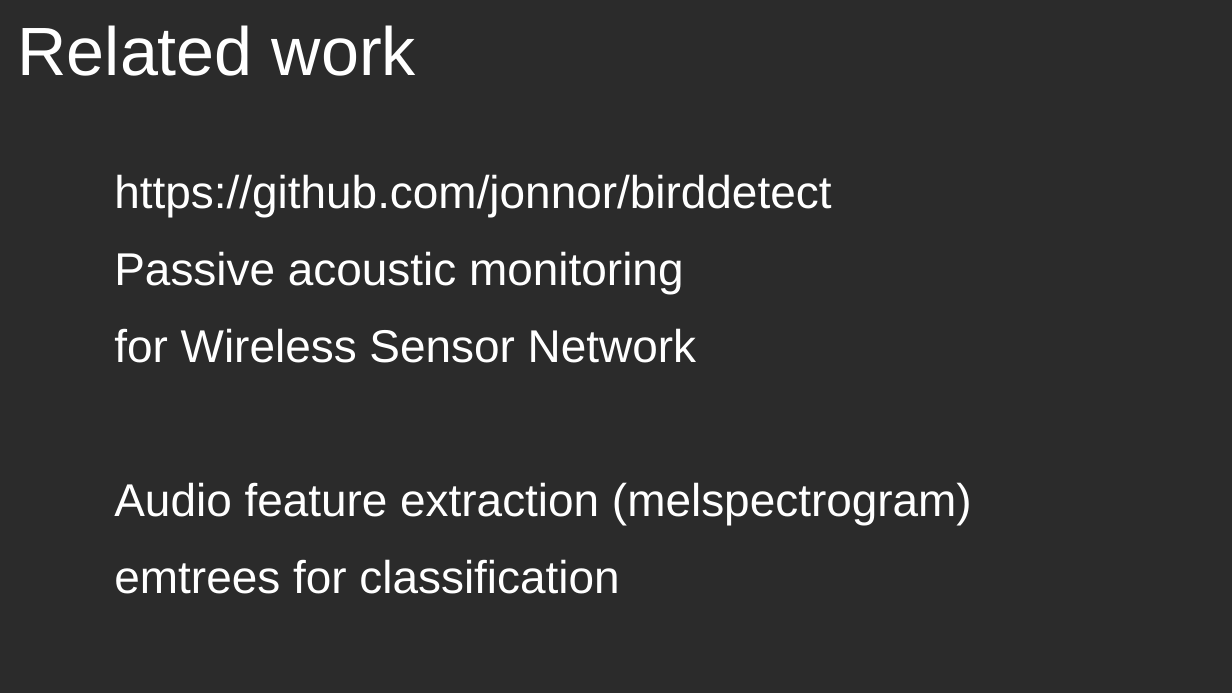
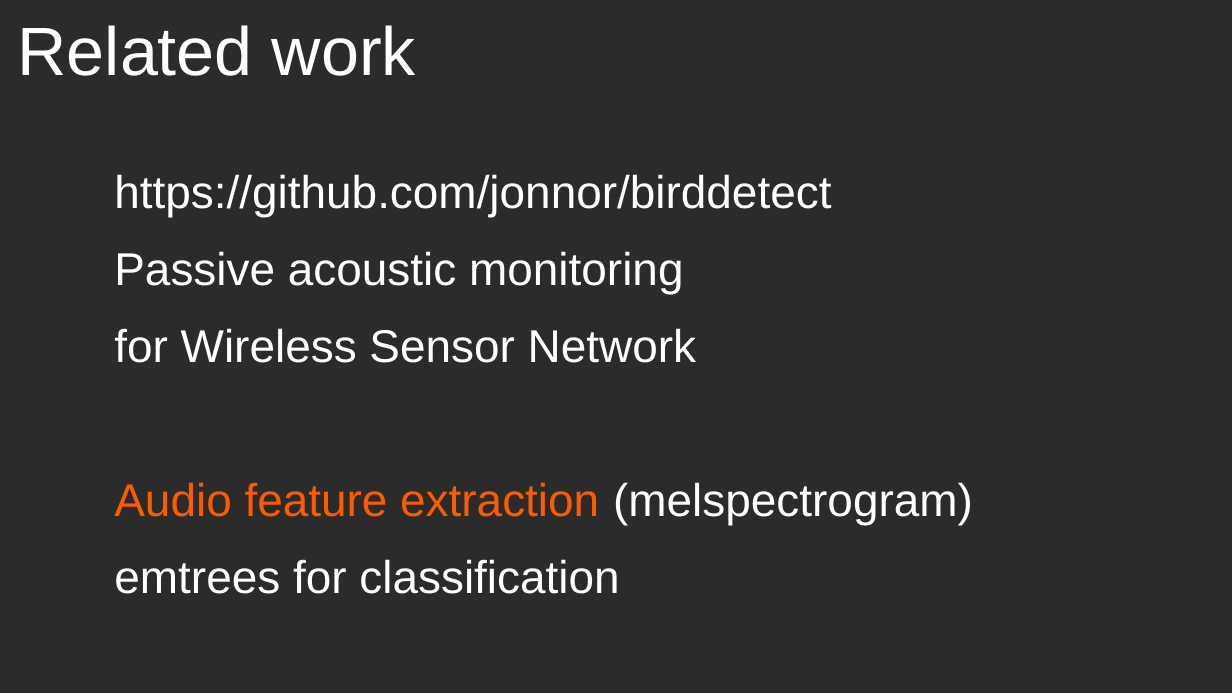
Before and after one commit to jonnor/embeddedml, a slide deck: slide 24 of doc/euroscipy2018/slides.odp. Drawn at 1232x693 pixels with LibreOffice and Linux fonts; fonts in the diff are those of the drawing; background and template pictures are left out; a plain dark background stands for a picture behind light text. Boxes give left, top, right and bottom in pixels: in the first picture for what was removed or moved away, otherwise in the second. Text is boxed around its words. In the diff, an @@ line names an element or a change of style, - is before the commit and + after.

```diff
--- a/doc/euroscipy2018/slides.odp
+++ b/doc/euroscipy2018/slides.odp
@@ text at (114,482,973,525): text colour #FFFFFF to #FC5C00 in "Audio feature extraction" @@
```
Also in this commit, not shown: 12 other slides changed, 1 slide added, 1 slide removed, 3 other files.
